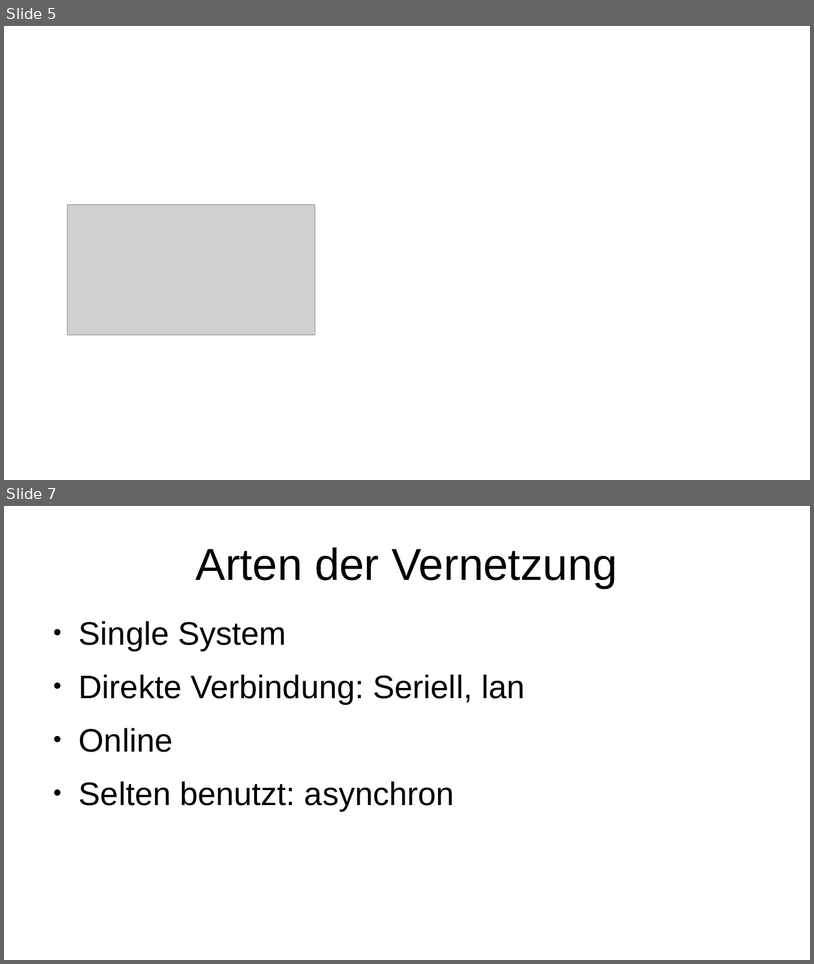
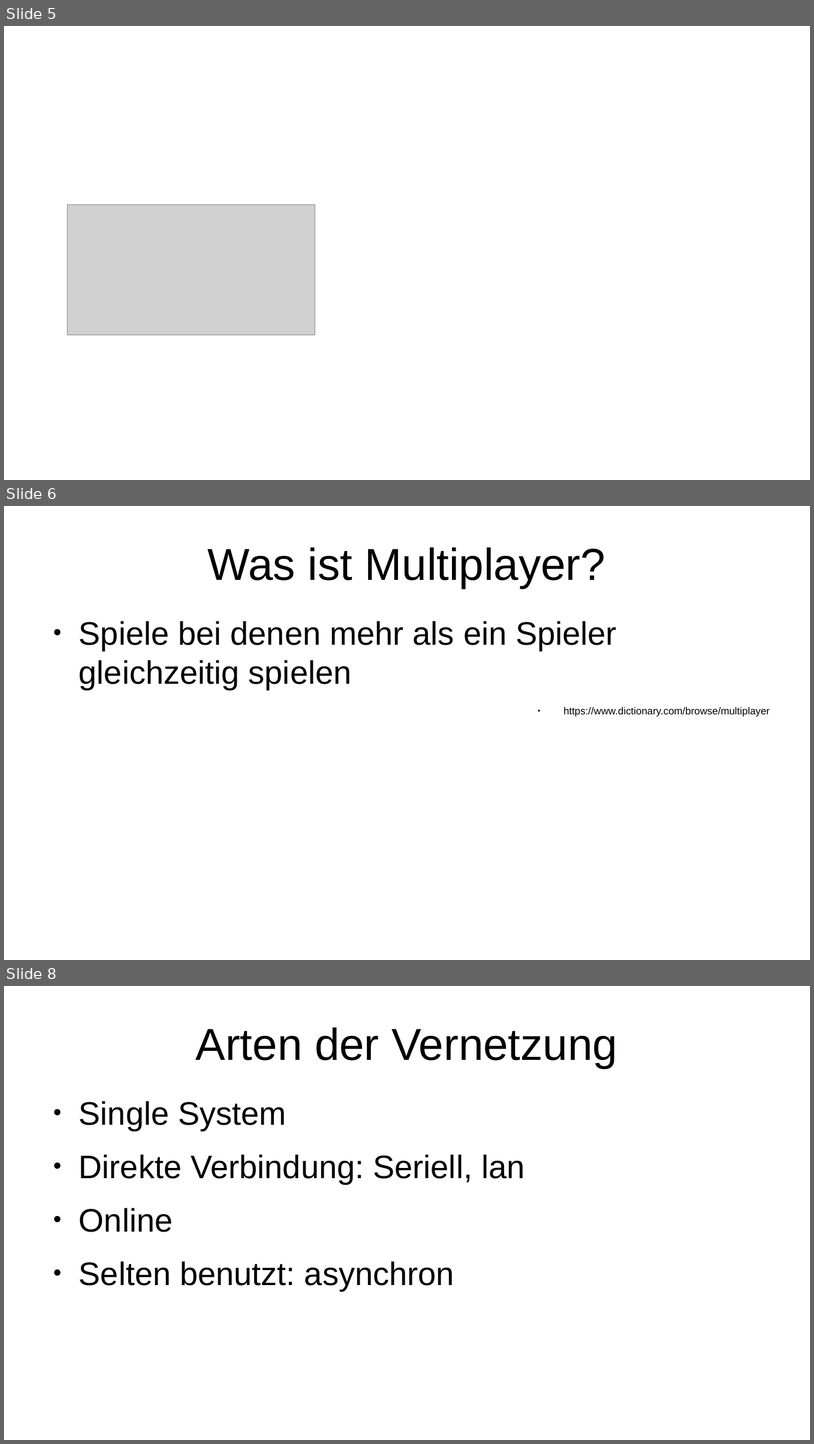
Before and after one commit to Aureumignis/UniStuff, a slide deck: WISE2020/HTiESD/HTiEDS_Praesentation.odp. Shown one above the other, each under a label of ours: slides 5 and 7 before the commit, slides 5, 6 and 8 after it; the slides between them are not shown. The pictures are 814x964 and 814x1444 pixels, drawn with LibreOffice and Linux fonts; fonts in the diff are those of the drawing; grey boxes stand for pictures. Boxes give left, top, right and bottom in pixels: in the first picture for what was removed or moved away, otherwise in the second. Text is boxed around its words. In the diff, an @@ line names an element or a change of style, - is before the commit and + after.

```diff
--- a/WISE2020/HTiESD/HTiEDS_Praesentation.odp
+++ b/WISE2020/HTiESD/HTiEDS_Praesentation.odp
@@ slide 6 added at [4,506,810,960], background #FFFFFF @@
@@ title added at [208,547,606,588], 44 pt, text #000000 @@
+Was ist Multiplayer?
@@ text added at [79,621,770,717], 32 pt, text #000000 @@
+● Spiele bei denen mehr als ein Spieler gleichzeitig spielen
+● https://www.dictionary.com/browse/multiplayer
@@ what was slide 7 is now slide 8 @@
```
Also in this commit, not shown: 1 slide changed, 1 other slide added, 1 other file.
